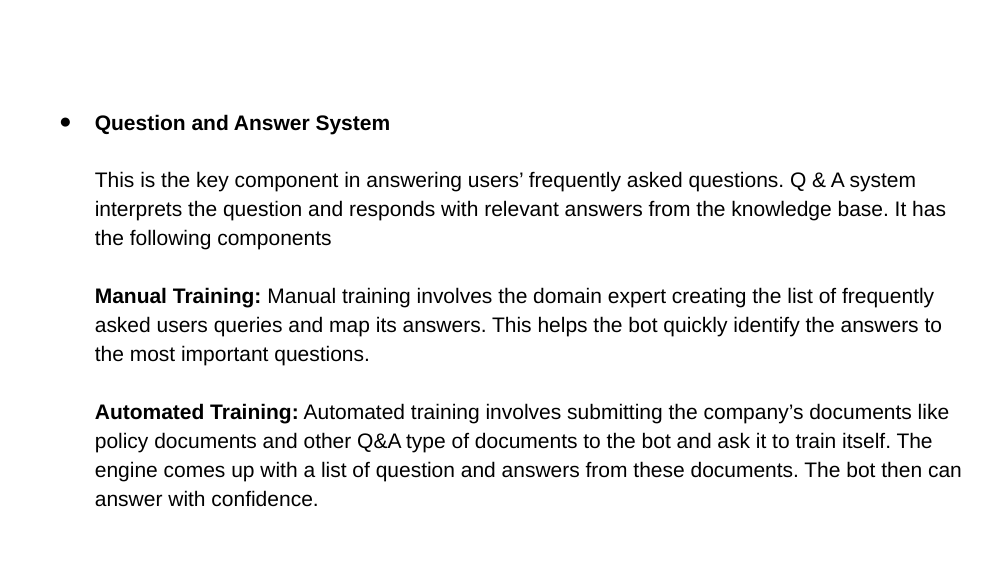
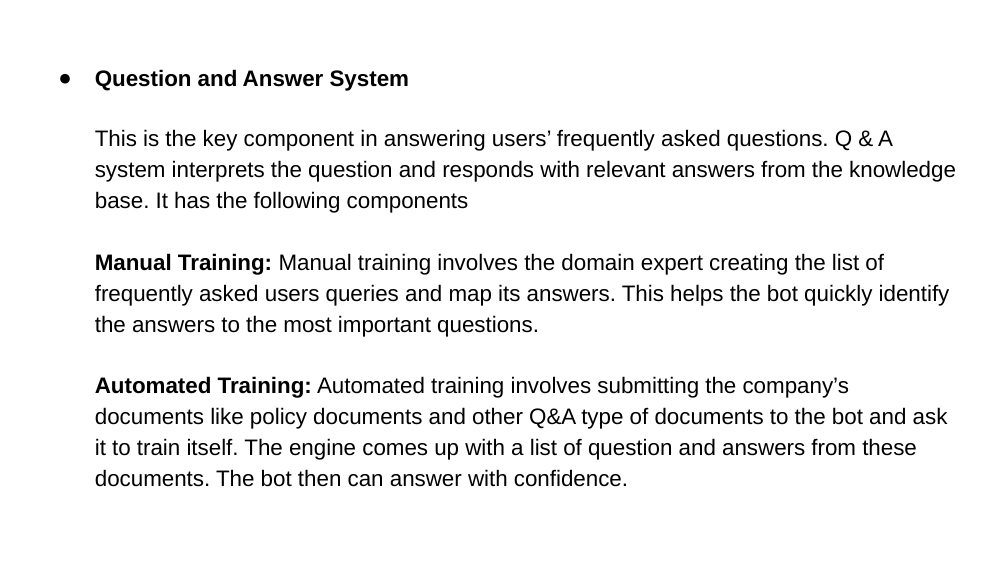
Before and after one commit to saurabhjojare/Chatbot-Response-System, a slide deck: slide 10 of Chatbot Response System.pptx (slide 9 before the commit). Drawn at 1008x567 pixels with LibreOffice and Linux fonts; fonts in the diff are those of the drawing. Boxes give left, top, right and bottom in pixels: in the first picture for what was removed or moved away, otherwise in the second. Text is boxed around its words. In the diff, an @@ line names an element or a change of style, - is before the commit and + after.

```diff
--- a/Chatbot Response System.pptx
+++ b/Chatbot Response System.pptx
@@ text "Question and Answer System" moved from (x1=95, y1=114, x2=962, y2=482) to (x1=95, y1=69, x2=956, y2=487) @@
@@ text "Question and Answer System" at (x1=95, y1=69, x2=956, y2=487): size 15 to 16 pt; indent changed @@
```
Also in this commit, not shown: 12 other slides changed, 3 slides added, 1 other file.
